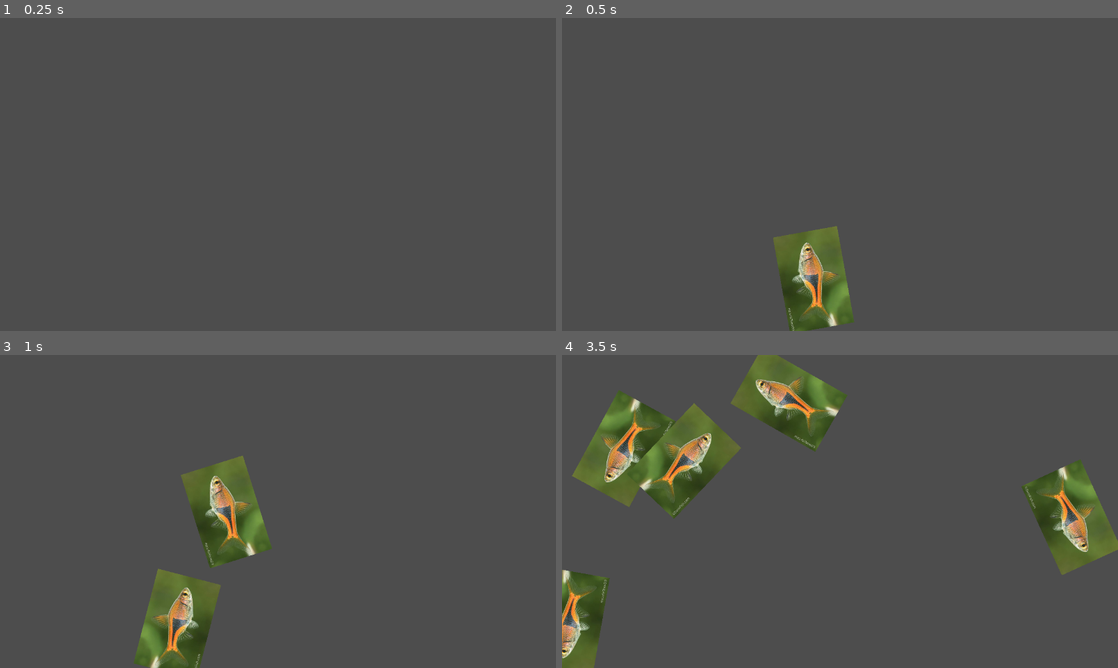
Above: before the commit, frames 1-4 (two rows, left to right).
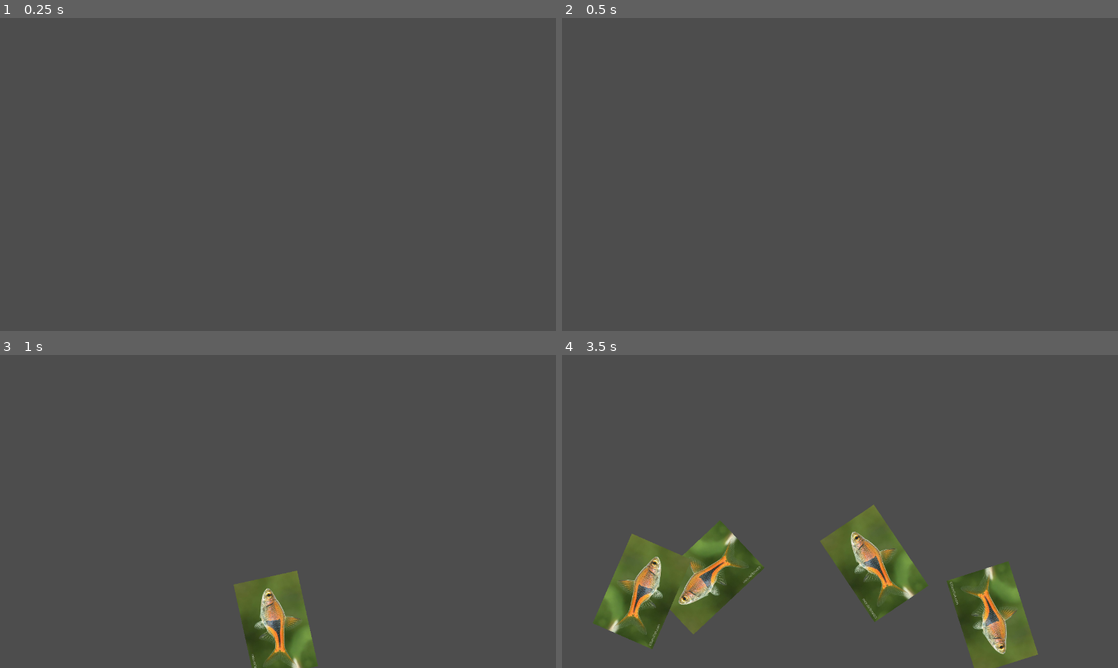
Above: after the commit, the same moments.

Repository: lolyay270/Mobile-Dev-Small
Game: Godot game, scene res://scenes/game.tscn
The game is run twice, just before and just after one commit, with the same random seed, the same clock (stepped at 60 frames per second) and the same inputs. This scene is started directly instead of the project's main scene. The engine's default icon, where the game draws it, is replaced by a stand-in: a white triangle on a blue panel in a dark square.
Inputs:
- Up to frame 1 (0.25 s): no input
- Up to frame 2 (0.5 s): no input
- Up to frame 3 (1 s): no input
- Up to frame 4 (3.5 s): no input

Frame 1 is identical in both runs. In frame 2, 3.6% of the frame differs, in the area x 38-53%, y 66-100%; in frame 3, 10%; in frame 4, 30%, in the area x 0-100%, y 0-100%.

Commit message:
feat(fish): fully random spawn, jump peak and end pos

Diff:
--- a/scripts/fishJumpPath.gd
+++ b/scripts/fishJumpPath.gd
@@ -20,7 +20,7 @@
 		var pathLength = path.curve.get_baked_length()
 		var half = pathLength / 2
 		var frames = half / gravity #frames until 0 speed
-		startSpeed = frames * gravity * 0.75 #new max speed so it slows down at a constant since gravity is constant
+		startSpeed = frames * gravity * 0.7 #new max speed so it slows down at a constant since gravity is constant
 		curSpeed = startSpeed
 
 		#print("path length = " + str(pathLength))
--- a/scripts/spawner.gd
+++ b/scripts/spawner.gd
@@ -9,11 +9,11 @@
 const maxTime: float = 1
 
 const sideRatio: float = 0.5 # 50% left side spawns, 50% right
-const spawnZoneCenterOverlap: float = 0.1 # percent of screen that can have both sides spawn in
-const topScreenPadding: float = 0.1 # percent of top of screen that the fish cant jump into
+const spawnZoneCenterOverlap: float = 0.0 # percent of screen that can have both sides spawn in
+const topScreenPadding: float = -0.1 # percent of top of screen that the fish cant jump into
 var ySpawnPos: float # spawn location of fish object
 var jumpHeightMax: float # how much of the screen height the fish is allowed to jump
-const minDistances: Vector2 = Vector2(0.2, 0.4) # percent of screen that is minimum distances traveled
+var minDistances: Vector2 # percent of screen that is minimum distances traveled
 
 var delay: float
 var lastSpawn: float = 0
@@ -24,8 +24,9 @@
 	SetRandomDelay()
 
 	viewportSize = Vector2(get_viewport().size)
-	ySpawnPos = viewportSize.y # fish 0,0 is top left screen corner
-	jumpHeightMax = viewportSize.y * topScreenPadding
+	ySpawnPos = viewportSize.y + 200 # fish 0,0 is top left screen corner
+	jumpHeightMax = ySpawnPos * topScreenPadding
+	minDistances = Vector2(0.4 * viewportSize.x, viewportSize.y - (0.4 * ySpawnPos)) #top of screen is 0, bottom is 720
 
 
 # Called every frame. 'delta' is the elapsed time since the previous frame.
@@ -58,7 +59,7 @@
 
 	# spawn position (within the left/right halfs of screen) randomisation
 	if (side < sideRatio): #spawn left
-		xMin = 0 #left wall
+		xMin = 0
 		xMax = viewportSize.x / 2 + viewportSize.x * spawnZoneCenterOverlap
 		fish.isLeftSpawn = true
 
@@ -66,26 +67,25 @@
 		fish.isLeftSpawn = false
 		fish.scale.x *= -1 # flip whole fish object to jump to the left
 		xMin = viewportSize.x / 2 - viewportSize.x * spawnZoneCenterOverlap
-		xMax = viewportSize.x #right wall
+		xMax = viewportSize.x
 
 	var xPos = randf_range(xMin, xMax)
 	fish.transform.origin = Vector2(xPos, ySpawnPos)
 
 
 func ChangeFishEnd(fish: Node2D, path: Path2D):
-	fish
 	var xMaxDist
-	var yDist
 
 	if (fish.isLeftSpawn):
 		xMaxDist = viewportSize.x - fish.position.x
-		yDist = jumpHeightMax
-
 	else:
 		xMaxDist = fish.position.x
-		yDist = jumpHeightMax
 
-	fish.ChangePath(xMaxDist, yDist)
+	var xMinDist = minDistances.x
+	var xDist = randf_range(xMinDist, xMaxDist)
+	var yDist = randf_range(minDistances.y, jumpHeightMax)
+
+	fish.ChangePath(xDist, yDist)
 
 func SetRandomDelay() -> void:
 	delay = randf_range(minTime, maxTime)
